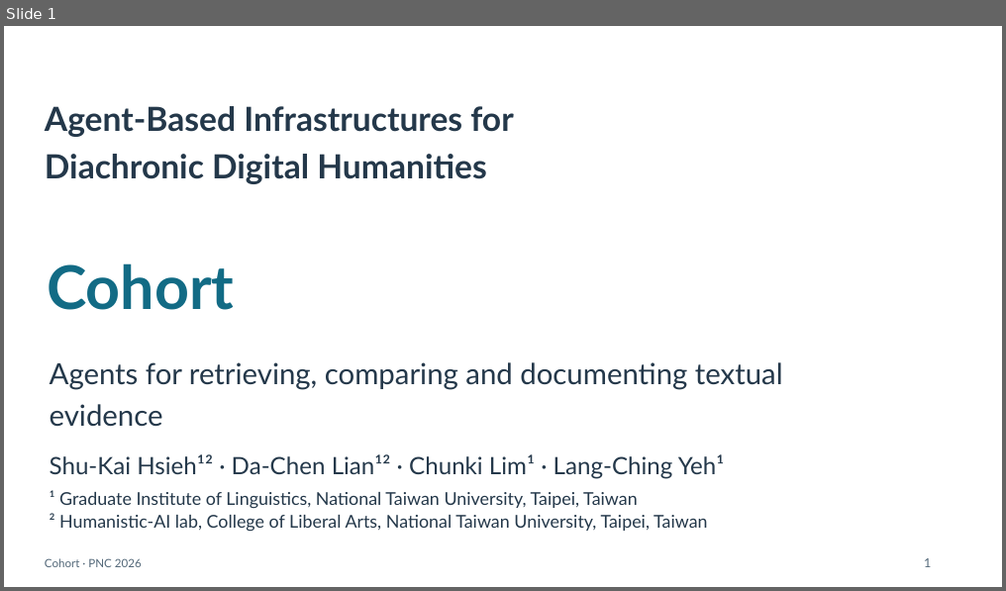
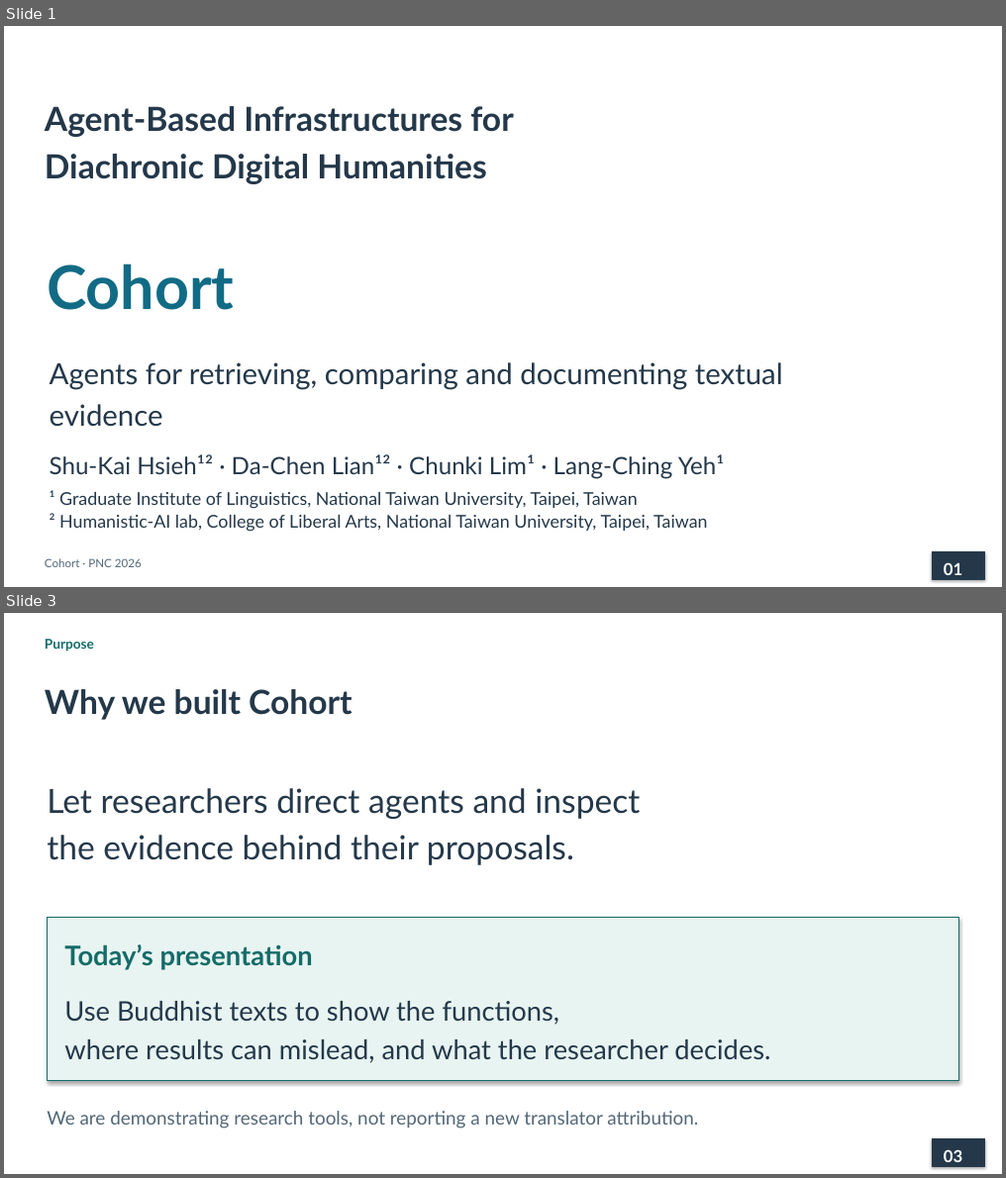
Before and after one commit to lopentu/cohort, a slide deck: docs/presentation/cohort-pnc-2026.pptx. Shown one above the other, each under a label of ours: slide 1 before the commit, slides 1 and 3 after it; the slides between them are not shown. The pictures are 1006x591 and 1006x1178 pixels, drawn with LibreOffice and Linux fonts; fonts in the diff are those of the drawing. Boxes give left, top, right and bottom in pixels: in the first picture for what was removed or moved away, otherwise in the second. Text is boxed around its words. In the diff, an @@ line names an element or a change of style, - is before the commit and + after.

Commit message:
Restructure presentation around purpose, abstract and visual tab explanations

```diff
--- a/docs/presentation/cohort-pnc-2026.pptx
+++ b/docs/presentation/cohort-pnc-2026.pptx
@@ slide 3 added at <box>4,613,1002,1174</box>, background #FFFFFF @@
@@ text added at <box>45,639,94,652</box>, 13 pt, text #146C68, bold @@
+Purpose
@@ text added at <box>45,689,351,720</box>, 32 pt, text #24384A, bold @@
+Why we built Cohort
@@ text added at <box>47,788,640,865</box>, 32 pt, text #24384A @@
+Let researchers direct agents and inspect
+the evidence behind their proposals.
@@ rectangle added at <box>47,917,959,1081</box>, fill #E8F4F1, outline #146C68 1 pt @@
@@ text added at <box>64,945,313,970</box>, 26 pt, text #146C68, bold @@
+Today’s presentation
@@ text added at <box>64,1001,770,1063</box>, 26 pt, text #24384A @@
+Use Buddhist texts to show the functions,
+where results can mislead, and what the researcher decides.
@@ text added at <box>47,1111,698,1129</box>, 18 pt, text #526778 @@
+We are demonstrating research tools, not reporting a new translator attribution.
@@ rectangle added at <box>933,1140,985,1166</box>, fill #24384A, outline #24384A 1 pt @@
@@ text added at <box>944,1150,962,1162</box>, 16 pt, text #FFFFFF, bold @@
+03
@@ slide 1 changed as well @@
@@ text removed at <box>924,559,931,568</box> @@
-1
@@ rectangle added at <box>933,553,985,579</box>, fill #24384A, outline #24384A 1 pt @@
@@ text added at <box>944,563,962,575</box>, 16 pt, text #FFFFFF, bold @@
+01
```
Also in this commit, not shown: 18 other slides added, 34 slides removed, 6 other files.
